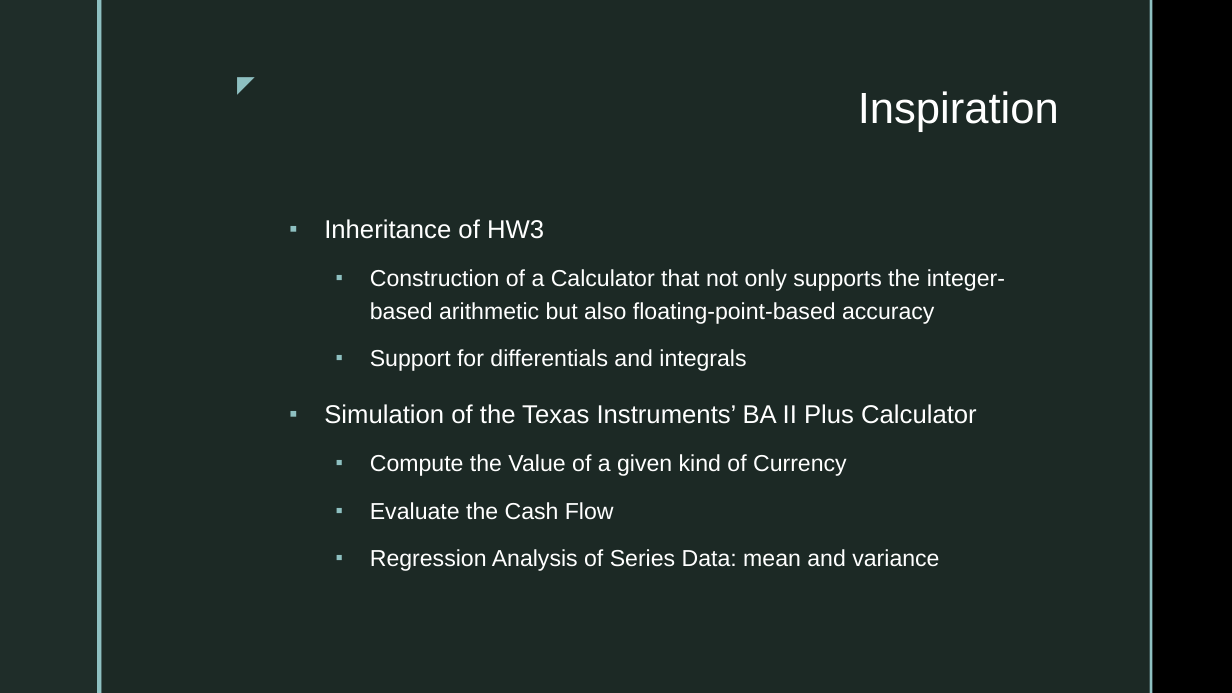
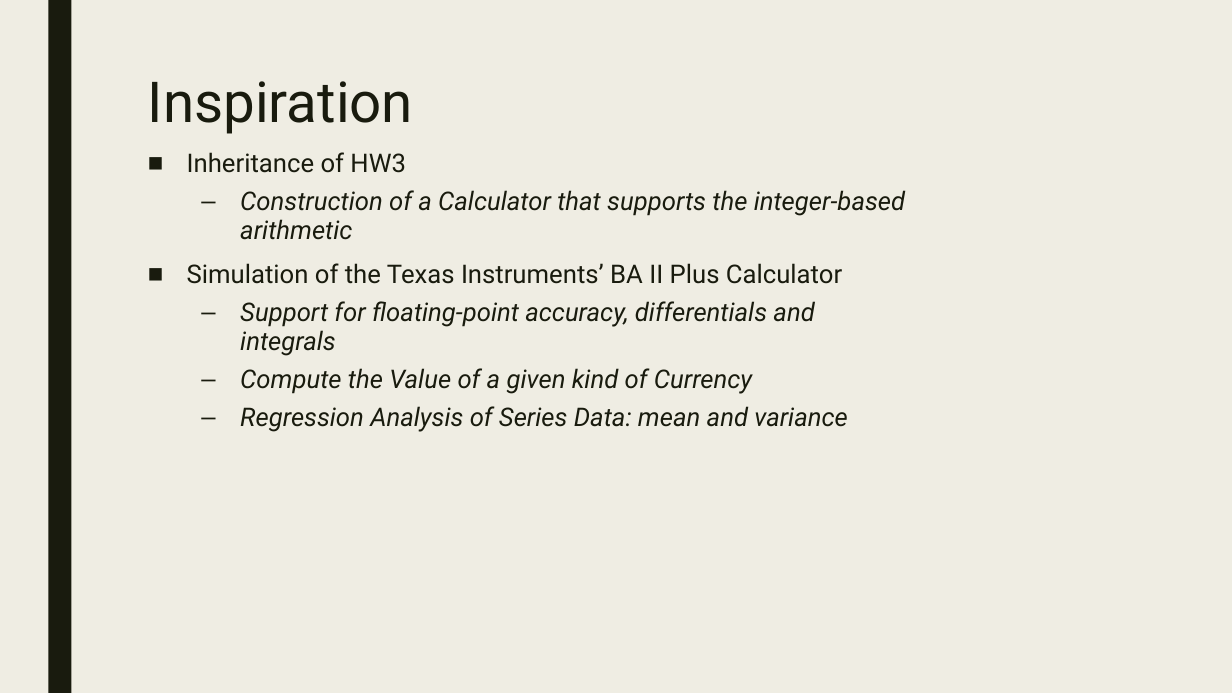
Before and after one commit to ZhongQiyu/sp23-cs608-midterm, a slide deck: slide 2 of CS608 Group 1 Midterm Presentation.pptx. Drawn at 1232x693 pixels with LibreOffice and Linux fonts; fonts in the diff are those of the drawing; background and template pictures are left out. Boxes give left, top, right and bottom in pixels: in the first picture for what was removed or moved away, otherwise in the second. Text is boxed around its words. In the diff, an @@ line names an element or a change of style, - is before the commit and + after.

Commit message:
update 050923

```diff
--- a/CS608 Group 1 Midterm Presentation.pptx
+++ b/CS608 Group 1 Midterm Presentation.pptx
@@ background picture (left out) to #EFEDE3 @@
@@ rectangle: place and size @@
-rectangle at bbox=[0, 0, 97, 693]
+rectangle at bbox=[48, 0, 71, 693]
@@ rectangle at bbox=[48, 0, 71, 693]: fill #1F2D29 to #191B0E @@
@@ rectangle removed at bbox=[97, 0, 102, 693] @@
@@ rectangle removed at bbox=[102, 0, 1150, 693] @@
@@ rectangle removed at bbox=[1150, 0, 1153, 693] @@
@@ title "Inspiration": place and size @@
-title "Inspiration" at bbox=[858, 91, 1059, 132]
+title "Inspiration" at bbox=[148, 81, 413, 134]
@@ title "Inspiration" at bbox=[148, 81, 413, 134]: size 34 to 44 pt, font Arial to Roboto, text colour #FFFFFF to #191B0E; alignment right to left; line spacing 0.9 to 0.89 @@
@@ text removed at bbox=[222, 65, 263, 102] @@
-◤
@@ text "Inheritance of HW3": place and size @@
-text "Inheritance of HW3" at bbox=[324, 219, 1005, 571]
+text "Inheritance of HW3" at bbox=[187, 152, 905, 432]
@@ text "Inheritance of HW3" at bbox=[187, 152, 905, 432]: vertical alignment middle to top @@
@@ text at bbox=[187, 152, 848, 432]: font Arial to Roboto, text colour #FFFFFF to #191B0E in "Inheritance of HW3", "Simulation of the Texas Instruments’ BA II ...", "Compute the Value of a given kind ...", "Regression Analysis of Series Data: mean and ..."; size 18 to 20 pt, italic on in "Compute the Value of a given kind ...", "Regression Analysis of Series Data: mean and ..."; bullet ▪ to ■; line spacing 1.2 to 0.94; less space between paragraphs; bullet ▪ to – @@
@@ text at bbox=[240, 190, 905, 240]: text changed; size 18 to 20 pt; font Arial to Roboto; text colour #FFFFFF to #191B0E; italic on @@
-  ▪ Construction of a Calculator that not only supports the integer-based arithmetic but also floating-point-based accuracy
-  ▪ Support for differentials and integrals
+  – Construction of a Calculator that supports the integer-based arithmetic
@@ text at bbox=[240, 301, 814, 356]: paragraph added @@
+  – Support for floating-point accuracy, differentials and integrals
@@ text at bbox=[370, 502, 614, 520]: paragraph removed @@
-  ▪ Evaluate the Cash Flow
```
Also in this commit, not shown: 7 other slides changed, 1 slide added, 1 slide removed.
